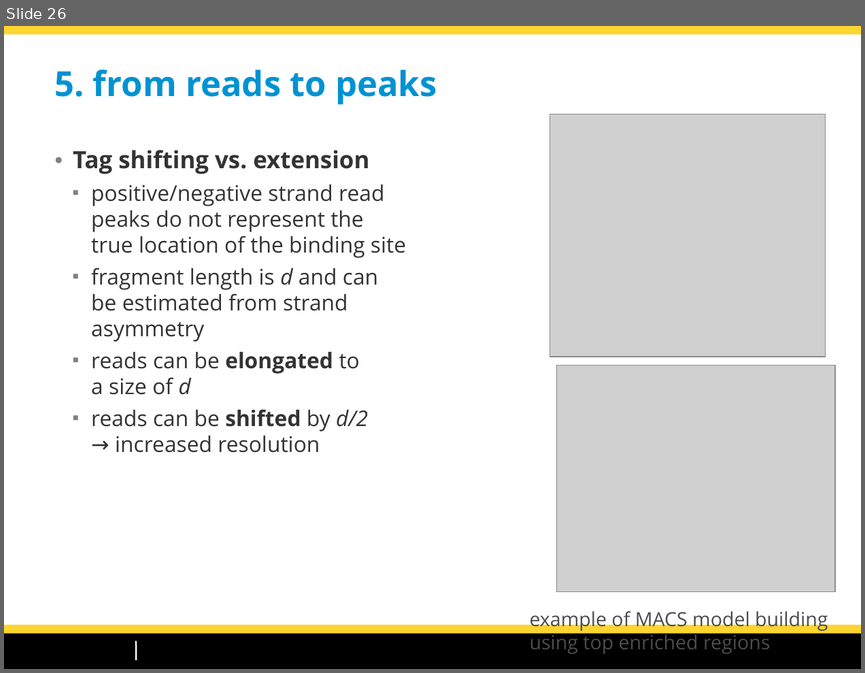
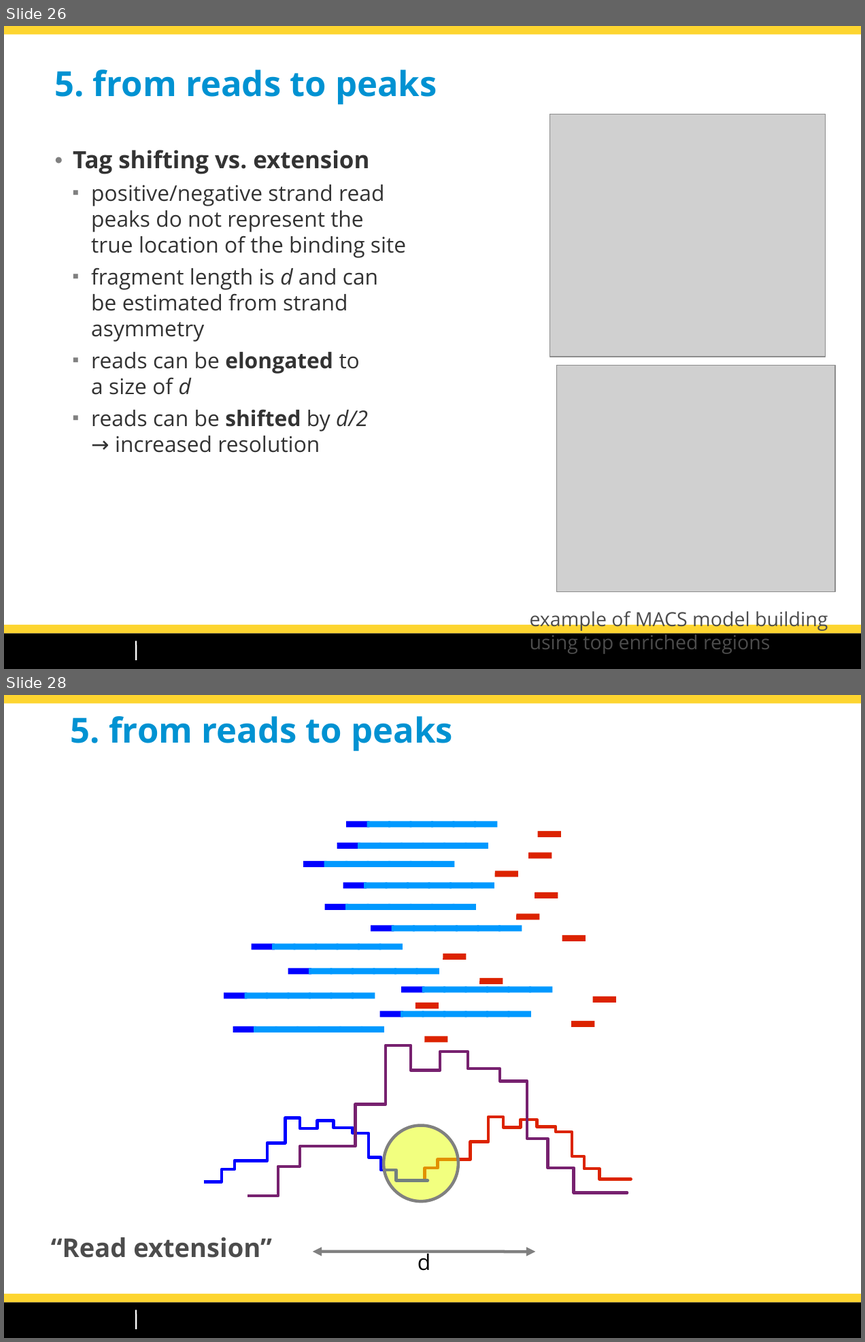
Before and after one commit to dputhier/EBA_2015_ChIP-Seq, a slide deck: slides/chipseq_CarlHerrmann_Roscoff2015.odp. Shown one above the other, each under a label of ours: slide 26 before the commit, slides 26 and 28 after it; the slides between them are not shown. The pictures are 865x673 and 865x1342 pixels, drawn with LibreOffice and Linux fonts; fonts in the diff are those of the drawing; grey boxes stand for pictures; background and template pictures are left out. Boxes give left, top, right and bottom in pixels: in the first picture for what was removed or moved away, otherwise in the second. Text is boxed around its words. In the diff, an @@ line names an element or a change of style, - is before the commit and + after.

```diff
--- a/slides/chipseq_CarlHerrmann_Roscoff2015.odp
+++ b/slides/chipseq_CarlHerrmann_Roscoff2015.odp
@@ slide 28 added at (4,695,861,1338), background #FFFFFF; not listed: 4 template elements that a slide beside it also shows @@
@@ title added at (71,716,453,751), 32 pt, text #0092D2, bold @@
+5. from reads to peaks
@@ group added at (224,824,425,1030): 12 lines @@
@@ group added at (244,824,553,1030): 72 lines @@
@@ group added at (415,834,616,1040): 12 lines @@
@@ freeform shape added at (247,1045,627,1195), outline #77216F 2.83 pt @@
@@ freeform shape added at (204,1118,428,1182), outline #0000FF 2.83 pt @@
@@ freeform shape added at (407,1117,631,1180), outline #DC2300 2.83 pt @@
@@ ellipse added at (383,1125,458,1201), fill #E6FF00 at 50% opacity, outline #808080 2.83 pt @@
@@ text added at (51,1237,272,1257), 24 pt, text #4C4C4C, bold @@
+“Read extension”
@@ line added at (313,1252,536,1252), outline #808080 2.83 pt, 20 pt, text #000000 @@
+d
```
Also in this commit, not shown: 7 slides changed, 1 other slide added, 1 other file.
